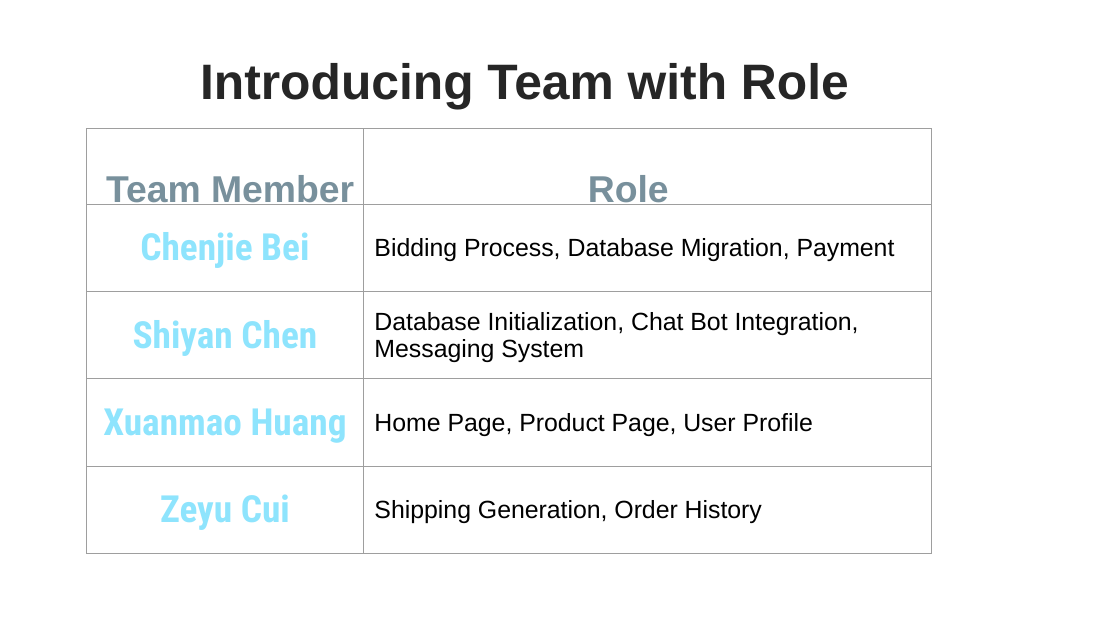
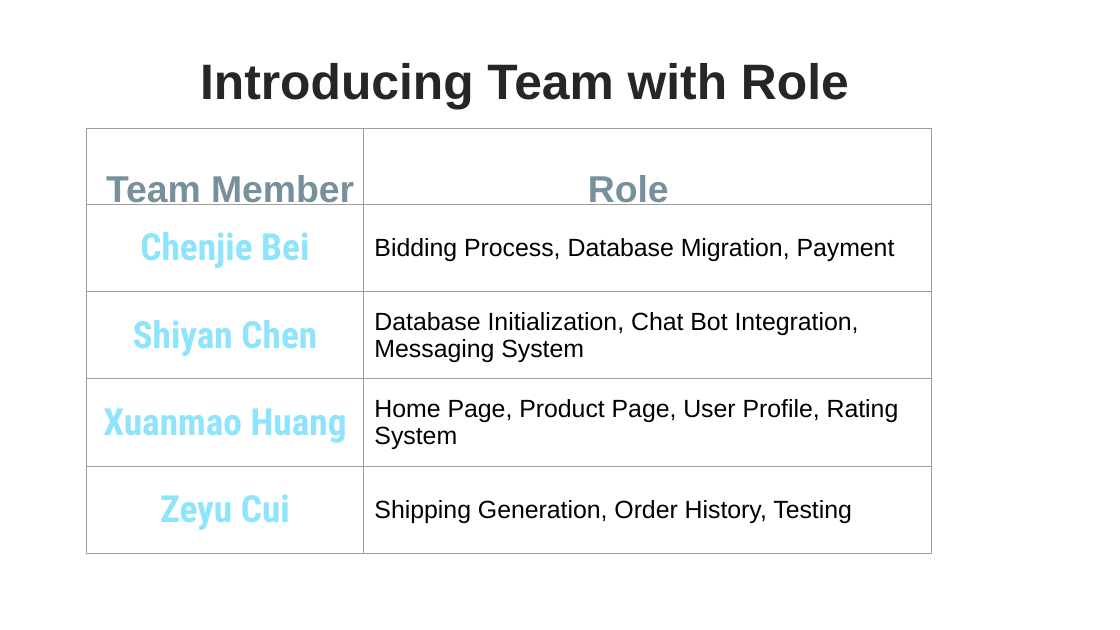
Before and after one commit to DailyGrow/phone-bidding, a slide deck: slide 3 of res/Group8_Final_Demo.pptx (slide 2 before the commit). Drawn at 1120x630 pixels with LibreOffice and Linux fonts; fonts in the diff are those of the drawing. Boxes give left, top, right and bottom in pixels: in the first picture for what was removed or moved away, otherwise in the second. Text is boxed around its words. In the diff, an @@ line names an element or a change of style, - is before the commit and + after.

```diff
--- a/res/Group8_Final_Demo.pptx
+++ b/res/Group8_Final_Demo.pptx
@@ table at (x1=86, y1=129, x2=931, y2=590) @@
-row 4, column 2: Home Page, Product Page, User Profile
+row 4, column 2: Home Page, Product Page, User Profile, Rating System
-row 5, column 2: Shipping Generation, Order History
+row 5, column 2: Shipping Generation, Order History, Testing
```
Also in this commit, not shown: 1 slide added, 1 other file.
